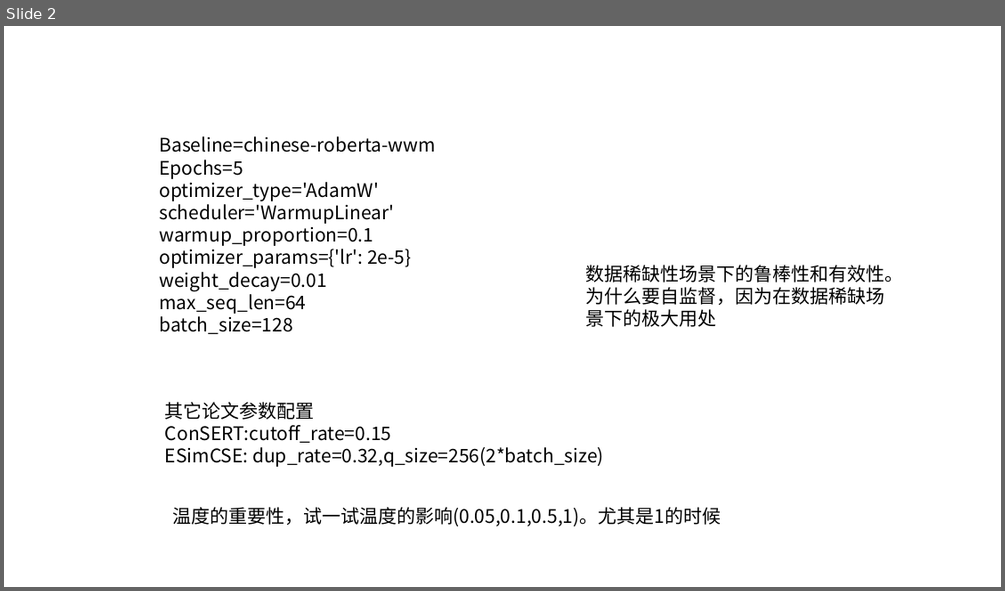
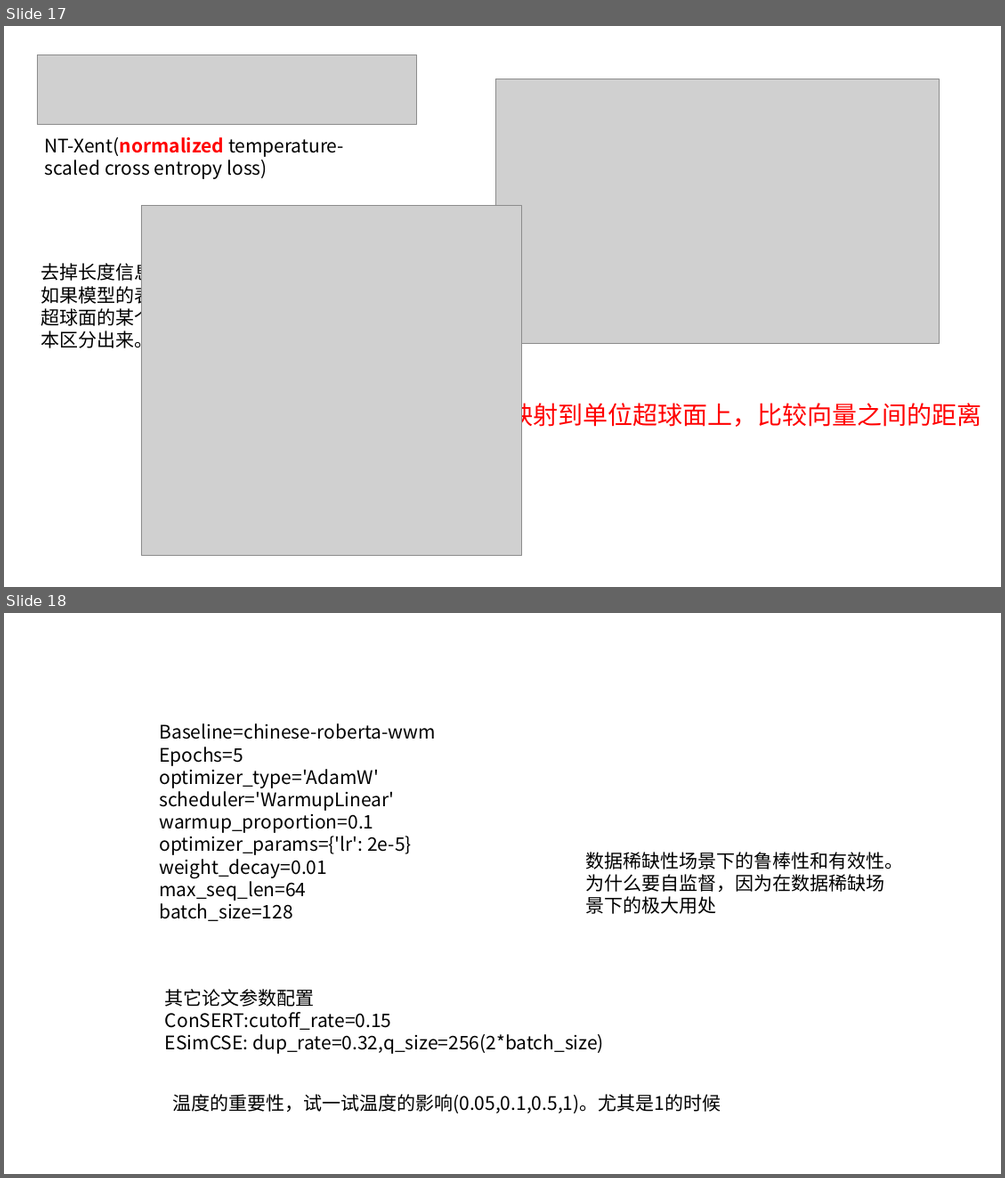
Before and after one commit to xianghuisun/ContrativeLearningInNLP, a slide deck: GroupMeeting.pptx. Shown one above the other, each under a label of ours: slide 2 before the commit, slides 17 and 18 after it. The pictures are 1005x591 and 1005x1178 pixels, drawn with LibreOffice and Linux fonts; fonts in the diff are those of the drawing; grey boxes stand for pictures. Boxes give left, top, right and bottom in pixels: in the first picture for what was removed or moved away, otherwise in the second. Text is boxed around its words. In the diff, an @@ line names an element or a change of style, - is before the commit and + after.

```diff
--- a/GroupMeeting.pptx
+++ b/GroupMeeting.pptx
@@ slide 17 added at (4, 26, 1001, 587), background #FFFFFF @@
@@ picture added at (38, 54, 417, 124) @@
@@ picture added at (496, 79, 938, 343) @@
@@ text added at (45, 137, 344, 179), 18 pt, text #000000 @@
+NT-Xent(normalized temperature-scaled cross entropy loss)
@@ picture added at (141, 206, 521, 555) @@
@@ text added at (41, 261, 490, 351), 18 pt, text #000000 @@
+去掉长度信息，有利于NN的训练稳定性。
+如果模型的表示能力足够好，可以将相似的样本聚集在超球面的某个区域，使得可以利用线性分类器将这类样本区分出来。
@@ text added at (383, 399, 981, 431), 24 pt, text #FF0000 @@
+将表示向量映射到单位超球面上，比较向量之间的距离
@@ what was slide 2 is now slide 18 @@
```
Also in this commit, not shown: 1 slide changed, 14 other slides added, 8 other files.
